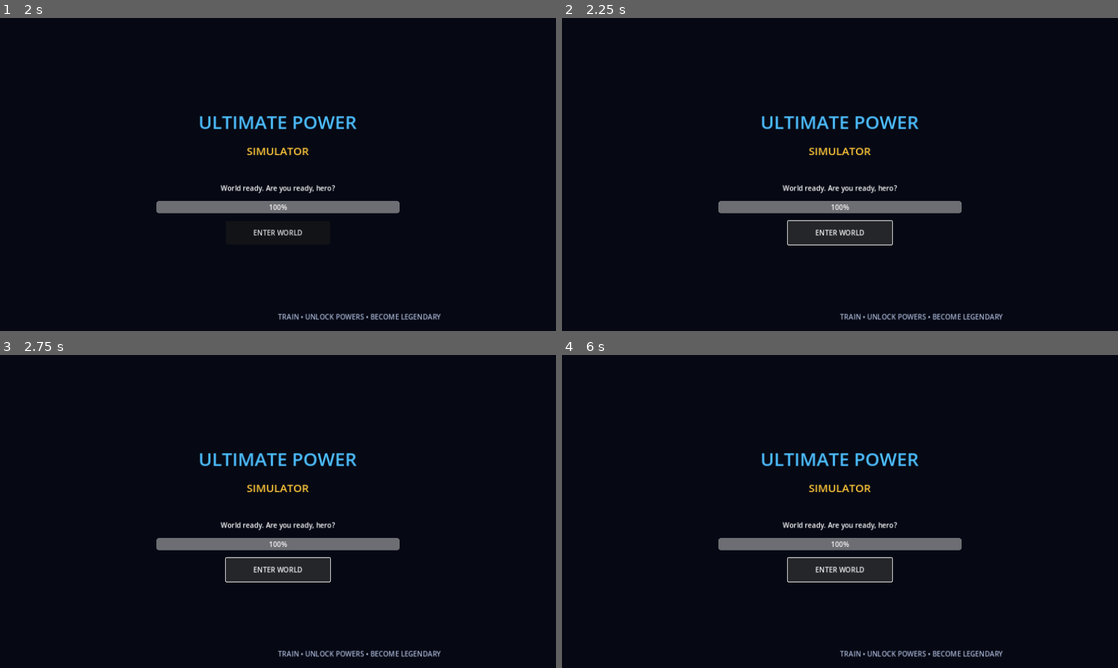
Above: before the commit, frames 1-4 (two rows, left to right).
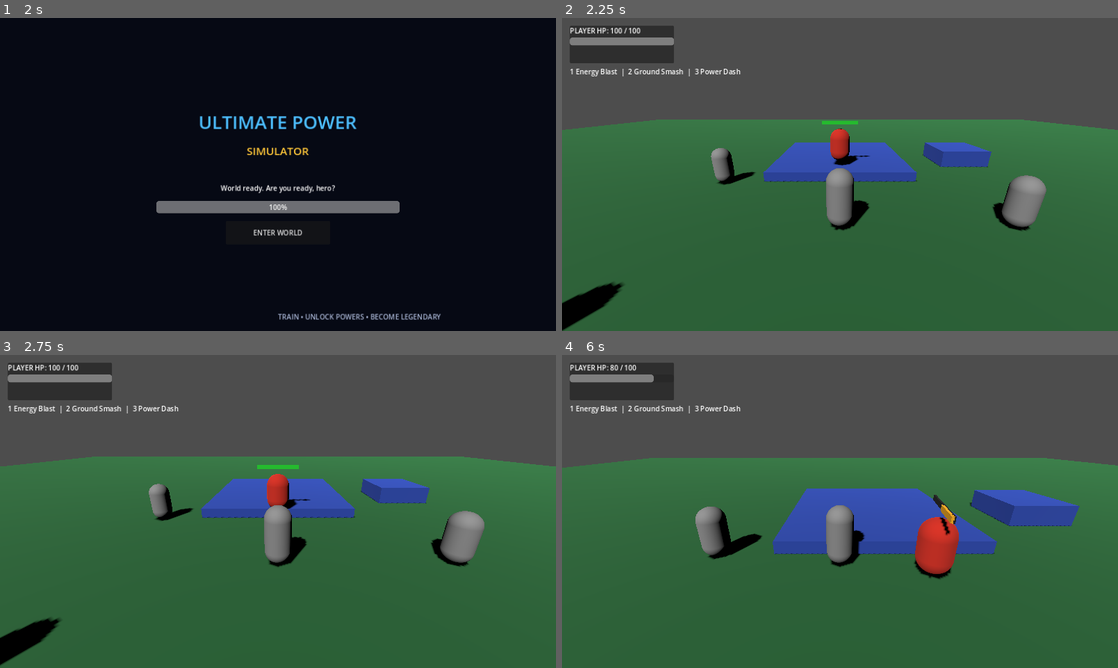
Above: after the commit, the same moments.

Repository: arasamuthu7-maker/Ultimate-Power-
Game: Godot game, scene res://LoadingScreen.tscn
Same seed, same stepped clock (60 frames per second), same inputs: the game is played once before the commit and once after it.
Inputs (mouse positions are in pixels of both pictures, inside the frame that each line leads up to):
- Up to frame 1 (2 s): tap Enter at 0.5 s; hold Right (ui_right) 0.53-1.28 s; tap 1 at 0.6 s; hold Down (ui_down) from 1.28 s (still down); tap 2 at 1.35 s
- Up to frame 2 (2.25 s): release Down (ui_down) at 2 s; click "ENTER WORLD" at 2 s
- Up to frame 3 (2.75 s): no input
- Up to frame 4 (6 s): click (840, 570) at 2.75 s, where only the run before the commit has a clickable "ENTER WORLD"; hold Right (ui_right) 3.53-4.28 s; tap one key every 0.75 s from 3.6 s: 3 E 1 2; hold Up (ui_up) 4.28-5.03 s; hold Left (ui_left) from 5.03 s (still down)

Frame 1 is identical in both runs. In frame 2, 99% of the frame differs, in the area x 0-100%, y 0-100%; in frame 3, 99%; in frame 4, 99%.

Commit message:
Launch main world from loading screen button

Diff:
--- a/LoadingScreen.gd
+++ b/LoadingScreen.gd
@@ -103,3 +103,4 @@
 func _on_start_pressed() -> void:
     if loading_done:
         loading_finished.emit()
+        get_tree().change_scene_to_file("res://Main.tscn")
